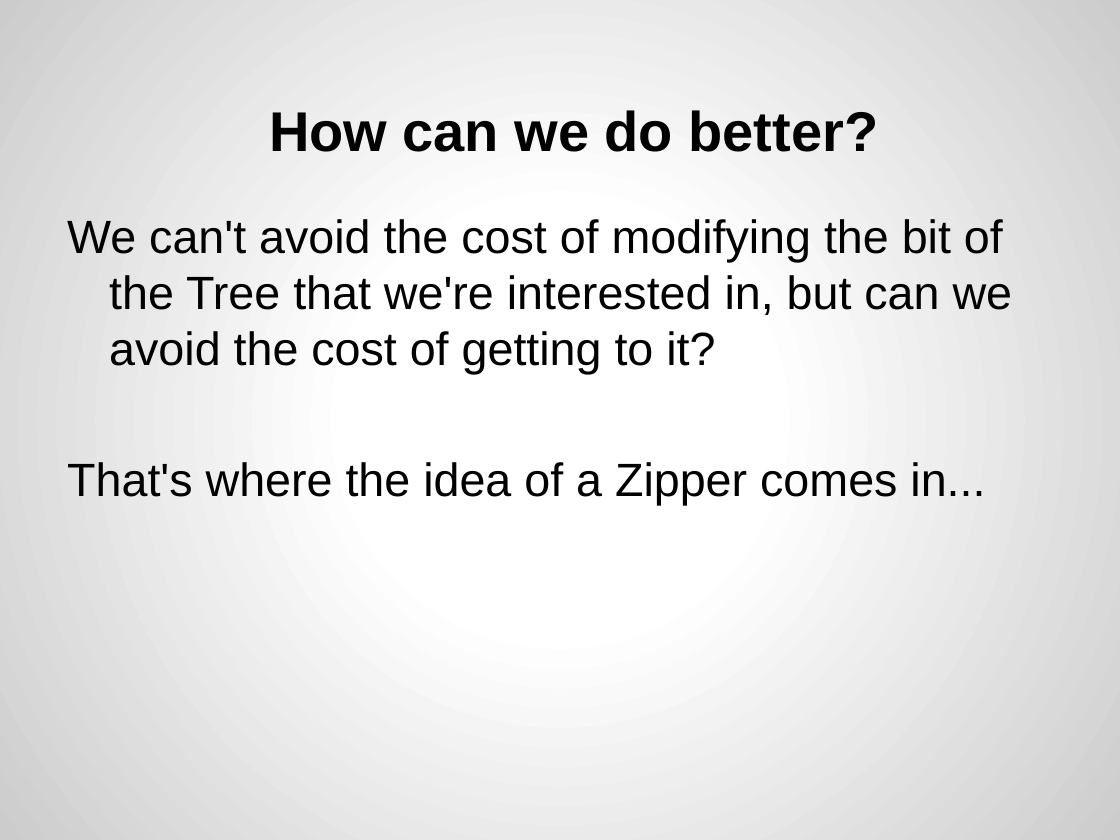
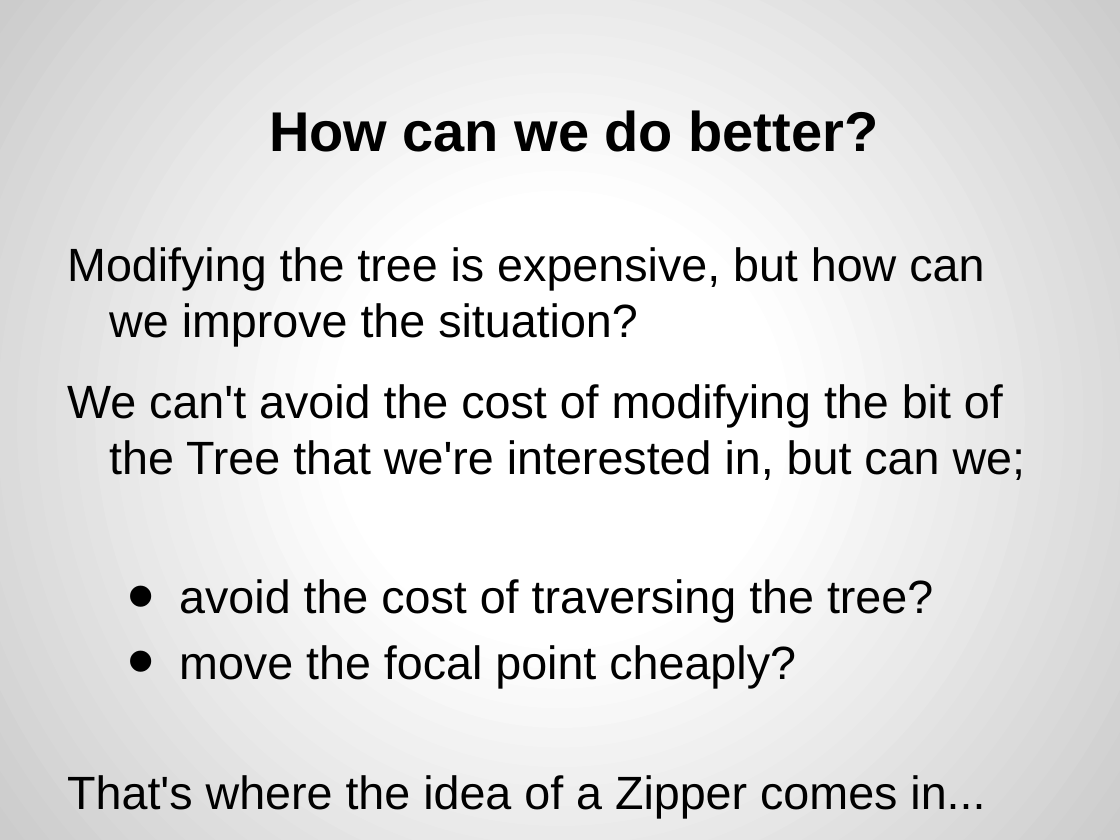
Before and after one commit to joel-wright/ZipperHS, a slide deck: slide 7 of Slides/The Zipper.pptx. Drawn at 1120x840 pixels with LibreOffice and Linux fonts; fonts in the diff are those of the drawing. Boxes give left, top, right and bottom in pixels: in the first picture for what was removed or moved away, otherwise in the second. Text is boxed around its words. In the diff, an @@ line names an element or a change of style, - is before the commit and + after.

```diff
--- a/Slides/The Zipper.pptx
+++ b/Slides/The Zipper.pptx
@@ text at [67,247,1026,688]: text changed @@
-We can't avoid the cost of modifying the bit of the Tree that we're interested in, but can we avoid the cost of getting to it?
+Modifying the tree is expensive, but how can we improve the situation?
+We can't avoid the cost of modifying the bit of the Tree that we're interested in, but can we;
+• avoid the cost of traversing the tree?
+• move the focal point cheaply?
```
Also in this commit, not shown: 10 other slides changed, 1 other file.
